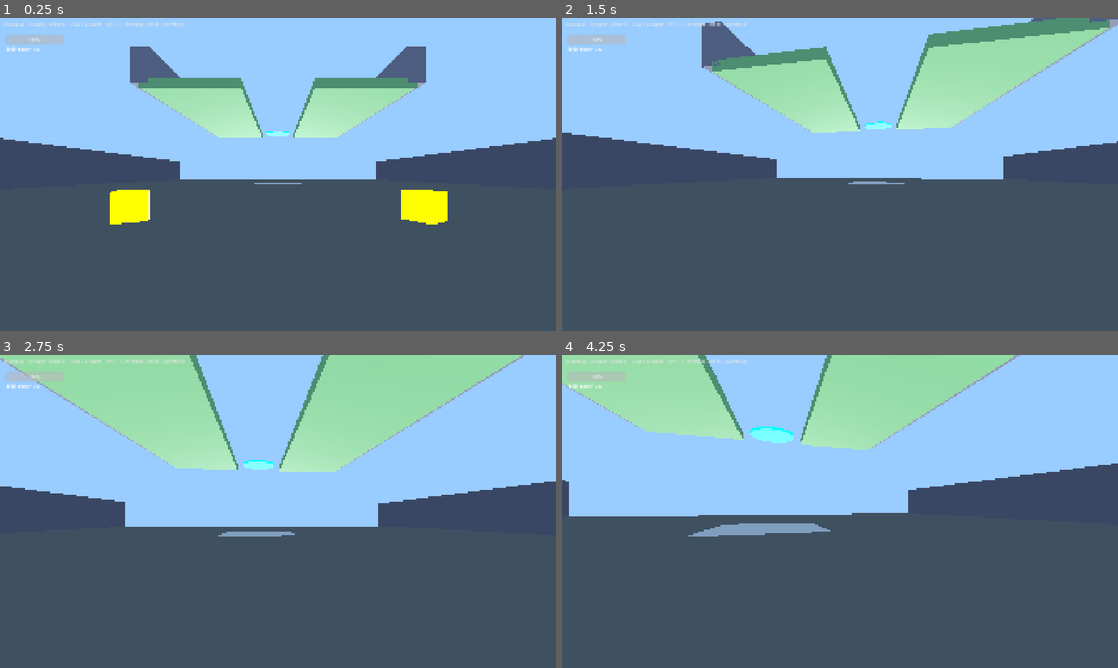
Above: before the commit, frames 1-4 (two rows, left to right).
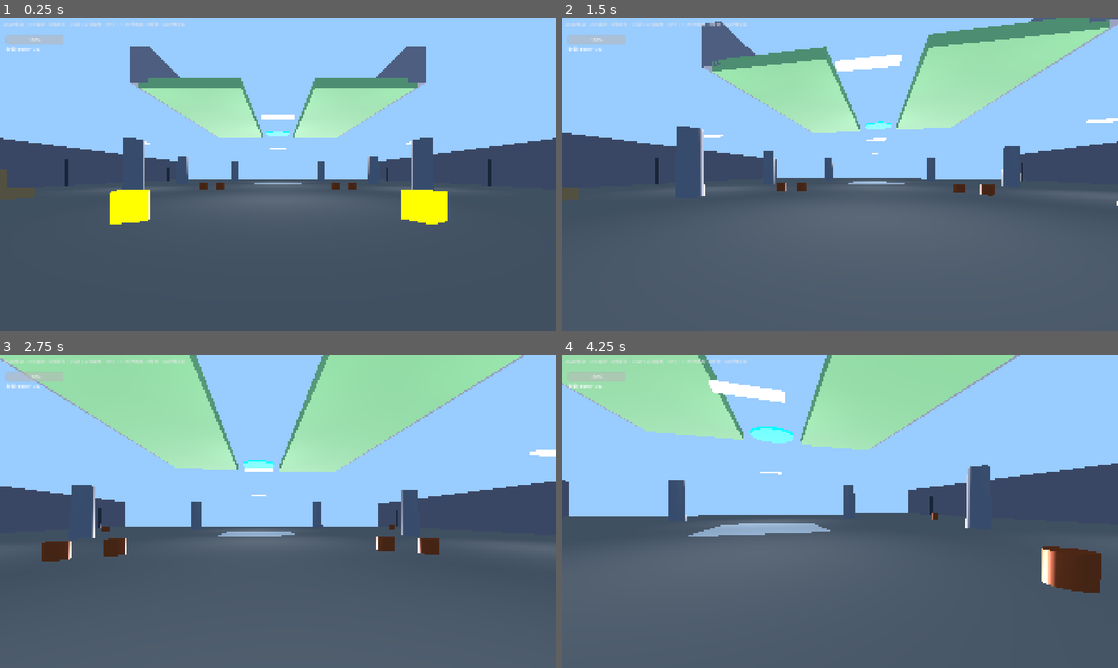
Above: after the commit, the same moments.

Repository: Potatopill98/let-s_go
Game: Godot game, scene res://modules/level/tests/level2_test.tscn
Same seed, same stepped clock (60 frames per second), same inputs: the game is played once before the commit and once after it.
Inputs (mouse positions are in pixels of both pictures, inside the frame that each line leads up to):
- Up to frame 1 (0.25 s): no input
- Up to frame 2 (1.5 s): tap Enter at 0.5 s; move the mouse to (867, 174) at 0.52 s; hold W (move_forward) from 0.53 s (still down); tap E (interact) at 0.6 s; click (867, 174) at 0.67 s; tap Space at 0.77 s; move the mouse to (812, 174) at 1.27 s; tap Q at 1.35 s
- Up to frame 3 (2.75 s): keep holding W (move_forward); tap Space at 1.52 s; move the mouse to (289, 505) at 2.02 s; tap 1 at 2.1 s
- Up to frame 4 (4.25 s): keep holding W (move_forward); move the mouse to (834, 517) at 2.77 s; tap 2 at 2.85 s; click (834, 517) at 2.92 s; tap Space at 3.02, 3.77 s; move the mouse to (878, 514) at 3.52 s; tap G at 3.6 s

The runs differ from the first frame. In frame 1, 2.0% of the frame differs, in the area x 0-89%, y 30-60%; in frame 2, 3.0%; in frame 3, 2.1%; in frame 4, 4.3%, in the area x 19-97%, y 8-76%.

Commit message:
feat: 完善第二层地图+新增程序化场景生成器：1.第二层新增6根大柱子可绕躲 2.新增5个箱子堆+6个油桶可作掩体 3.新增4根管道装饰 4.新增5盏天花板吊灯带点光源 5.新增procedural_generator.gd可随机生成障碍物/道具/灯光/围墙 6.所有障碍物都有碰撞体

Diff:
--- /dev/null
+++ b/modules/level/procedural_generator.gd
@@ -0,0 +1,294 @@
+extends Node3D
+class_name ProceduralLevelGenerator
+
+# ============================================================
+# Procedural Level Generator
+# Randomly generates obstacles, props, and decorations
+# ============================================================
+
+@export var area_size: Vector2 = Vector2(40, 40)
+@export var obstacle_count: int = 15
+@export var prop_count: int = 20
+@export var light_count: int = 5
+@export var seed: int = 0
+@export var generate_on_ready: bool = true
+
+var rng: RandomNumberGenerator = RandomNumberGenerator.new()
+var occupied_positions: Array[Vector2] = []
+
+func _ready() -> void:
+	if generate_on_ready:
+		generate()
+
+func generate() -> void:
+	rng.seed = seed
+	if seed == 0:
+		rng.randomize()
+	occupied_positions.clear()
+	_clear_children()
+	_generate_floor()
+	_generate_obstacles()
+	_generate_props()
+	_generate_lights()
+	_generate_boundary_walls()
+
+func _clear_children() -> void:
+	for child in get_children():
+		child.queue_free()
+
+func _generate_floor() -> void:
+	var floor: MeshInstance3D = MeshInstance3D.new()
+	var floor_mesh: PlaneMesh = PlaneMesh.new()
+	floor_mesh.size = area_size
+	var floor_mat: StandardMaterial3D = StandardMaterial3D.new()
+	floor_mat.albedo_color = Color(0.25, 0.25, 0.28)
+	floor_mat.roughness = 0.8
+	floor_mesh.material = floor_mat
+	floor.mesh = floor_mesh
+	floor.rotation.x = deg_to_rad(-90)
+	add_child(floor)
+	# Floor collision
+	var floor_col: StaticBody3D = StaticBody3D.new()
+	var floor_shape: CollisionShape3D = CollisionShape3D.new()
+	var plane_shape: BoxShape3D = BoxShape3D.new()
+	plane_shape.size = Vector3(area_size.x, 0.1, area_size.y)
+	floor_shape.shape = plane_shape
+	floor_shape.position.y = -0.05
+	floor_col.add_child(floor_shape)
+	add_child(floor_col)
+
+func _generate_obstacles() -> void:
+	for i in range(obstacle_count):
+		var pos: Vector2 = _get_random_position(3.0)
+		if pos == Vector2.ZERO:
+			continue
+		var obstacle_type: int = rng.randi_range(0, 2)
+		match obstacle_type:
+			0:
+				_spawn_pillar(pos)
+			1:
+				_spawn_crate(pos)
+			2:
+				_spawn_barrel(pos)
+
+func _generate_props() -> void:
+	for i in range(prop_count):
+		var pos: Vector2 = _get_random_position(1.5)
+		if pos == Vector2.ZERO:
+			continue
+		var prop_type: int = rng.randi_range(0, 3)
+		match prop_type:
+			0:
+				_spawn_small_crate(pos)
+			1:
+				_spawn_pipe(pos)
+			2:
+				_spawn_debris(pos)
+			3:
+				_spawn_cone(pos)
+
+func _generate_lights() -> void:
+	for i in range(light_count):
+		var pos: Vector2 = _get_random_position(5.0)
+		if pos == Vector2.ZERO:
+			continue
+		_spawn_ceiling_light(pos)
+
+func _generate_boundary_walls() -> void:
+	var wall_height: float = 4.0
+	var wall_thickness: float = 0.5
+	# North wall
+	_spawn_wall(Vector3(0, wall_height/2, -area_size.y/2), Vector3(area_size.x, wall_height, wall_thickness))
+	# South wall
+	_spawn_wall(Vector3(0, wall_height/2, area_size.y/2), Vector3(area_size.x, wall_height, wall_thickness))
+	# East wall
+	_spawn_wall(Vector3(area_size.x/2, wall_height/2, 0), Vector3(wall_thickness, wall_height, area_size.y))
+	# West wall
+	_spawn_wall(Vector3(-area_size.x/2, wall_height/2, 0), Vector3(wall_thickness, wall_height, area_size.y))
+
+func _spawn_wall(pos: Vector3, size: Vector3) -> void:
+	var wall: StaticBody3D = StaticBody3D.new()
+	var wall_mesh: MeshInstance3D = MeshInstance3D.new()
+	var box_mesh: BoxMesh = BoxMesh.new()
+	box_mesh.size = size
+	var wall_mat: StandardMaterial3D = StandardMaterial3D.new()
+	wall_mat.albedo_color = Color(0.2, 0.2, 0.22)
+	wall_mat.roughness = 0.9
+	box_mesh.material = wall_mat
+	wall_mesh.mesh = box_mesh
+	wall.add_child(wall_mesh)
+	var wall_col: CollisionShape3D = CollisionShape3D.new()
+	var box_shape: BoxShape3D = BoxShape3D.new()
+	box_shape.size = size
+	wall_col.shape = box_shape
+	wall.add_child(wall_col)
+	wall.position = pos
+	add_child(wall)
+
+func _spawn_pillar(pos: Vector2) -> void:
+	var pillar: StaticBody3D = StaticBody3D.new()
+	var pillar_mesh: MeshInstance3D = MeshInstance3D.new()
+	var cylinder_mesh: CylinderMesh = CylinderMesh.new()
+	cylinder_mesh.top_radius = 0.5
+	cylinder_mesh.bottom_radius = 0.6
+	cylinder_mesh.height = 3.0
+	var pillar_mat: StandardMaterial3D = StandardMaterial3D.new()
+	pillar_mat.albedo_color = Color(0.4, 0.4, 0.45)
+	pillar_mat.roughness = 0.6
+	pillar_mat.metallic = 0.3
+	cylinder_mesh.material = pillar_mat
+	pillar_mesh.mesh = cylinder_mesh
+	pillar_mesh.position.y = 1.5
+	pillar.add_child(pillar_mesh)
+	var pillar_col: CollisionShape3D = CollisionShape3D.new()
+	var cylinder_shape: CylinderShape3D = CylinderShape3D.new()
+	cylinder_shape.radius = 0.6
+	cylinder_shape.height = 3.0
+	pillar_col.shape = cylinder_shape
+	pillar_col.position.y = 1.5
+	pillar.add_child(pillar_col)
+	pillar.position = Vector3(pos.x, 0, pos.y)
+	add_child(pillar)
+
+func _spawn_crate(pos: Vector2) -> void:
+	var crate: StaticBody3D = StaticBody3D.new()
+	var crate_mesh: MeshInstance3D = MeshInstance3D.new()
+	var box_mesh: BoxMesh = BoxMesh.new()
+	var size: float = rng.randf_range(1.0, 1.8)
+	box_mesh.size = Vector3(size, size, size)
+	var crate_mat: StandardMaterial3D = StandardMaterial3D.new()
+	crate_mat.albedo_color = Color(0.55, 0.4, 0.25)
+	crate_mat.roughness = 0.8
+	box_mesh.material = crate_mat
+	crate_mesh.mesh = box_mesh
+	crate_mesh.position.y = size / 2
+	crate.add_child(crate_mesh)
+	var crate_col: CollisionShape3D = CollisionShape3D.new()
+	var box_shape: BoxShape3D = BoxShape3D.new()
+	box_shape.size = Vector3(size, size, size)
+	crate_col.shape = box_shape
+	crate_col.position.y = size / 2
+	crate.add_child(crate_col)
+	crate.position = Vector3(pos.x, 0, pos.y)
+	crate.rotation.y = rng.randf_range(0, PI)
+	add_child(crate)
+
+func _spawn_barrel(pos: Vector2) -> void:
+	var barrel: StaticBody3D = StaticBody3D.new()
+	var barrel_mesh: MeshInstance3D = MeshInstance3D.new()
+	var cylinder_mesh: CylinderMesh = CylinderMesh.new()
+	cylinder_mesh.top_radius = 0.4
+	cylinder_mesh.bottom_radius = 0.4
+	cylinder_mesh.height = 1.2
+	var barrel_mat: StandardMaterial3D = StandardMaterial3D.new()
+	barrel_mat.albedo_color = Color(0.7, 0.3, 0.15)
+	barrel_mat.roughness = 0.5
+	barrel_mat.metallic = 0.6
+	cylinder_mesh.material = barrel_mat
+	barrel_mesh.mesh = cylinder_mesh
+	barrel_mesh.position.y = 0.6
+	barrel.add_child(barrel_mesh)
+	var barrel_col: CollisionShape3D = CollisionShape3D.new()
+	var cylinder_shape: CylinderShape3D = CylinderShape3D.new()
+	cylinder_shape.radius = 0.4
+	cylinder_shape.height = 1.2
+	barrel_col.shape = cylinder_shape
+	barrel_col.position.y = 0.6
+	barrel.add_child(barrel_col)
+	barrel.position = Vector3(pos.x, 0, pos.y)
+	add_child(barrel)
+
+func _spawn_small_crate(pos: Vector2) -> void:
+	var crate: MeshInstance3D = MeshInstance3D.new()
+	var box_mesh: BoxMesh = BoxMesh.new()
+	var size: float = rng.randf_range(0.4, 0.8)
+	box_mesh.size = Vector3(size, size, size)
+	var crate_mat: StandardMaterial3D = StandardMaterial3D.new()
+	crate_mat.albedo_color = Color(0.5, 0.35, 0.2)
+	crate_mat.roughness = 0.85
+	box_mesh.material = crate_mat
+	crate.mesh = box_mesh
+	crate.position = Vector3(pos.x, size/2, pos.y)
+	crate.rotation.y = rng.randf_range(0, PI)
+	add_child(crate)
+
+func _spawn_pipe(pos: Vector2) -> void:
+	var pipe: MeshInstance3D = MeshInstance3D.new()
+	var cylinder_mesh: CylinderMesh = CylinderMesh.new()
+	cylinder_mesh.top_radius = 0.15
+	cylinder_mesh.bottom_radius = 0.15
+	cylinder_mesh.height = rng.randf_range(1.5, 3.0)
+	var pipe_mat: StandardMaterial3D = StandardMaterial3D.new()
+	pipe_mat.albedo_color = Color(0.35, 0.35, 0.4)
+	pipe_mat.roughness = 0.4
+	pipe_mat.metallic = 0.7
+	cylinder_mesh.material = pipe_mat
+	pipe.mesh = cylinder_mesh
+	pipe.position = Vector3(pos.x, cylinder_mesh.height/2, pos.y)
+	pipe.rotation.z = rng.randf_range(-0.2, 0.2)
+	add_child(pipe)
+
+func _spawn_debris(pos: Vector2) -> void:
+	for i in range(rng.randi_range(2, 5)):
+		var debris: MeshInstance3D = MeshInstance3D.new()
+		var box_mesh: BoxMesh = BoxMesh.new()
+		var size: float = rng.randf_range(0.15, 0.4)
+		box_mesh.size = Vector3(size, size*0.5, size)
+		var debris_mat: StandardMaterial3D = StandardMaterial3D.new()
+		debris_mat.albedo_color = Color(0.3, 0.3, 0.32)
+		debris_mat.roughness = 0.9
+		box_mesh.material = debris_mat
+		debris.mesh = box_mesh
+		var offset: Vector2 = Vector2(rng.randf_range(-0.5, 0.5), rng.randf_range(-0.5, 0.5))
+		debris.position = Vector3(pos.x + offset.x, size*0.25, pos.y + offset.y)
+		debris.rotation = Vector3(rng.randf_range(0, PI), rng.randf_range(0, PI), rng.randf_range(0, PI))
+		add_child(debris)
+
+func _spawn_cone(pos: Vector2) -> void:
+	var cone: MeshInstance3D = MeshInstance3D.new()
+	var cone_mesh: CylinderMesh = CylinderMesh.new()
+	cone_mesh.top_radius = 0.05
+	cone_mesh.bottom_radius = 0.25
+	cone_mesh.height = 0.7
+	var cone_mat: StandardMaterial3D = StandardMaterial3D.new()
+	cone_mat.albedo_color = Color(0.9, 0.6, 0.1)
+	cone_mat.roughness = 0.6
+	cone_mesh.material = cone_mat
+	cone.mesh = cone_mesh
+	cone.position = Vector3(pos.x, 0.35, pos.y)
+	add_child(cone)
+
+func _spawn_ceiling_light(pos: Vector2) -> void:
+	var light_stand: MeshInstance3D = MeshInstance3D.new()
+	var box_mesh: BoxMesh = BoxMesh.new()
+	box_mesh.size = Vector3(1.5, 0.1, 0.3)
+	var light_mat: StandardMaterial3D = StandardMaterial3D.new()
+	light_mat.albedo_color = Color(0.8, 0.8, 0.9)
+	light_mat.emission_enabled = true
+	light_mat.emission = Color(0.8, 0.9, 1.0)
+	light_mat.emission_energy_multiplier = 2.0
+	box_mesh.material = light_mat
+	light_stand.mesh = box_mesh
+	light_stand.position = Vector3(pos.x, 3.8, pos.y)
+	add_child(light_stand)
+	var light: OmniLight3D = OmniLight3D.new()
+	light.light_color = Color(0.9, 0.95, 1.0)
+	light.light_energy = rng.randf_range(1.5, 3.0)
+	light.omni_range = rng.randf_range(8.0, 15.0)
+	light.position = Vector3(pos.x, 3.5, pos.y)
+	add_child(light)
+
+func _get_random_position(min_distance: float) -> Vector2:
+	for attempt in range(20):
+		var x: float = rng.randf_range(-area_size.x/2 + 3, area_size.x/2 - 3)
+		var y: float = rng.randf_range(-area_size.y/2 + 3, area_size.y/2 - 3)
+		var pos: Vector2 = Vector2(x, y)
+		var valid: bool = true
+		for occupied in occupied_positions:
+			if pos.distance_to(occupied) < min_distance:
+				valid = false
+				break
+		if valid:
+			occupied_positions.append(pos)
+			return pos
+	return Vector2.ZERO
--- /dev/null
+++ b/modules/level/procedural_generator.tscn
@@ -0,0 +1,11 @@
+[gd_scene load_steps=2 format=3 uid="uid://proc_gen_001"]
+
+[ext_resource type="Script" path="res://modules/level/procedural_generator.gd" id="1"]
+
+[node name="ProceduralGenerator" type="Node3D"]
+script = ExtResource("1")
+area_size = Vector2(50, 50)
+obstacle_count = 20
+prop_count = 30
+light_count = 8
+seed = 0
--- a/modules/level/tests/level2_test.tscn
+++ b/modules/level/tests/level2_test.tscn
@@ -148,6 +148,68 @@
 
 [sub_resource type="BoxShape3D" id="Wall3Col"]
 size = Vector3(2, 4, 30)
+
+[sub_resource type="StandardMaterial3D" id="CrateMat"]
+albedo_color = Color(0.55, 0.4, 0.25, 1)
+roughness = 0.8
+
+[sub_resource type="CubeMesh" id="CrateMesh"]
+material = SubResource("CrateMat")
+size = Vector3(1.2, 1.2, 1.2)
+
+[sub_resource type="BoxShape3D" id="CrateCol"]
+size = Vector3(1.2, 1.2, 1.2)
+
+[sub_resource type="StandardMaterial3D" id="BarrelMat"]
+albedo_color = Color(0.7, 0.3, 0.15, 1)
+roughness = 0.5
+metallic = 0.6
+
+[sub_resource type="CylinderMesh" id="BarrelMesh"]
+material = SubResource("BarrelMat")
+top_radius = 0.4
+bottom_radius = 0.4
+height = 1.2
+
+[sub_resource type="CylinderShape3D" id="BarrelCol"]
+radius = 0.4
+height = 1.2
+
+[sub_resource type="StandardMaterial3D" id="BigPillarMat"]
+albedo_color = Color(0.45, 0.45, 0.5, 1)
+roughness = 0.6
+metallic = 0.3
+
+[sub_resource type="CylinderMesh" id="BigPillarMesh"]
+material = SubResource("BigPillarMat")
+top_radius = 0.7
+bottom_radius = 0.8
+height = 5.0
+
+[sub_resource type="CylinderShape3D" id="BigPillarCol"]
+radius = 0.8
+height = 5.0
+
+[sub_resource type="StandardMaterial3D" id="CeilingLightMat"]
+albedo_color = Color(0.8, 0.8, 0.9, 1)
+emission_enabled = true
+emission = Color(0.8, 0.9, 1.0, 1)
+emission_energy_multiplier = 3.0
+
+[sub_resource type="CubeMesh" id="CeilingLightMesh"]
+material = SubResource("CeilingLightMat")
+size = Vector3(2.0, 0.15, 0.4)
+
+[sub_resource type="StandardMaterial3D" id="PipeMat"]
+albedo_color = Color(0.35, 0.35, 0.4, 1)
+roughness = 0.4
+metallic = 0.7
+
+[sub_resource type="CylinderMesh" id="PipeMesh"]
+material = SubResource("PipeMat")
+top_radius = 0.2
+bottom_radius = 0.2
+height = 4.0
 
 [sub_resource type="Environment" id="Env"]
 background_mode = 1
@@ -258,6 +320,199 @@
 
 [connection signal="repair_completed" from="ElevatorRepair" to="Elevator" method="activate"]
 [connection signal="repair_completed" from="ElevatorRepair" to="SpawnManager" method="_on_repair_completed"]
+
+; ==================== 第二层场景装饰 ====================
+; 大柱子（可以绕着躲怪物）
+[node name="BigPillar1" type="MeshInstance3D" parent="."]
+mesh = SubResource("BigPillarMesh")
+position = Vector3(-12, 2.5, 10)
+[node name="BP1Body" type="StaticBody3D" parent="BigPillar1"]
+[node name="BP1Shape" type="CollisionShape3D" parent="BigPillar1/BP1Body"]
+shape = SubResource("BigPillarCol")
+
+[node name="BigPillar2" type="MeshInstance3D" parent="."]
+mesh = SubResource("BigPillarMesh")
+position = Vector3(12, 2.5, 10)
+[node name="BP2Body" type="StaticBody3D" parent="BigPillar2"]
+[node name="BP2Shape" type="CollisionShape3D" parent="BigPillar2/BP2Body"]
+shape = SubResource("BigPillarCol")
+
+[node name="BigPillar3" type="MeshInstance3D" parent="."]
+mesh = SubResource("BigPillarMesh")
+position = Vector3(-15, 2.5, -5)
+[node name="BP3Body" type="StaticBody3D" parent="BigPillar3"]
+[node name="BP3Shape" type="CollisionShape3D" parent="BigPillar3/BP3Body"]
+shape = SubResource("BigPillarCol")
+
+[node name="BigPillar4" type="MeshInstance3D" parent="."]
+mesh = SubResource("BigPillarMesh")
+position = Vector3(15, 2.5, -5)
+[node name="BP4Body" type="StaticBody3D" parent="BigPillar4"]
+[node name="BP4Shape" type="CollisionShape3D" parent="BigPillar4/BP4Body"]
+shape = SubResource("BigPillarCol")
+
+[node name="BigPillar5" type="MeshInstance3D" parent="."]
+mesh = SubResource("BigPillarMesh")
+position = Vector3(-10, 2.5, -20)
+[node name="BP5Body" type="StaticBody3D" parent="BigPillar5"]
+[node name="BP5Shape" type="CollisionShape3D" parent="BigPillar5/BP5Body"]
+shape = SubResource("BigPillarCol")
+
+[node name="BigPillar6" type="MeshInstance3D" parent="."]
+mesh = SubResource("BigPillarMesh")
+position = Vector3(10, 2.5, -20)
+[node name="BP6Body" type="StaticBody3D" parent="BigPillar6"]
+[node name="BP6Shape" type="CollisionShape3D" parent="BigPillar6/BP6Body"]
+shape = SubResource("BigPillarCol")
+
+; 箱子堆（左侧）
+[node name="Crate1" type="MeshInstance3D" parent="."]
+mesh = SubResource("CrateMesh")
+position = Vector3(-20, 0.6, 15)
+[node name="Crate1Body" type="StaticBody3D" parent="Crate1"]
+[node name="Crate1Shape" type="CollisionShape3D" parent="Crate1/Crate1Body"]
+shape = SubResource("CrateCol")
+
+[node name="Crate2" type="MeshInstance3D" parent="."]
+mesh = SubResource("CrateMesh")
+position = Vector3(-18, 0.6, 13)
+rotation.y = 0.5
+[node name="Crate2Body" type="StaticBody3D" parent="Crate2"]
+[node name="Crate2Shape" type="CollisionShape3D" parent="Crate2/Crate2Body"]
+shape = SubResource("CrateCol")
+
+[node name="Crate3" type="MeshInstance3D" parent="."]
+mesh = SubResource("CrateMesh")
+position = Vector3(-20, 1.8, 13)
+[node name="Crate3Body" type="StaticBody3D" parent="Crate3"]
+[node name="Crate3Shape" type="CollisionShape3D" parent="Crate3/Crate3Body"]
+shape = SubResource("CrateCol")
+
+; 箱子堆（右侧）
+[node name="Crate4" type="MeshInstance3D" parent="."]
+mesh = SubResource("CrateMesh")
+position = Vector3(20, 0.6, 15)
+[node name="Crate4Body" type="StaticBody3D" parent="Crate4"]
+[node name="Crate4Shape" type="CollisionShape3D" parent="Crate4/Crate4Body"]
+shape = SubResource("CrateCol")
+
+[node name="Crate5" type="MeshInstance3D" parent="."]
+mesh = SubResource("CrateMesh")
+position = Vector3(22, 0.6, 13)
+rotation.y = -0.3
+[node name="Crate5Body" type="StaticBody3D" parent="Crate5"]
+[node name="Crate5Shape" type="CollisionShape3D" parent="Crate5/Crate5Body"]
+shape = SubResource("CrateCol")
+
+; 油桶群
+[node name="Barrel1" type="MeshInstance3D" parent="."]
+mesh = SubResource("BarrelMesh")
+position = Vector3(-8, 0.6, 5)
+[node name="Barrel1Body" type="StaticBody3D" parent="Barrel1"]
+[node name="Barrel1Shape" type="CollisionShape3D" parent="Barrel1/Barrel1Body"]
+shape = SubResource("BarrelCol")
+
+[node name="Barrel2" type="MeshInstance3D" parent="."]
+mesh = SubResource("BarrelMesh")
+position = Vector3(-6.5, 0.6, 4)
+[node name="Barrel2Body" type="StaticBody3D" parent="Barrel2"]
+[node name="Barrel2Shape" type="CollisionShape3D" parent="Barrel2/Barrel2Body"]
+shape = SubResource("BarrelCol")
+
+[node name="Barrel3" type="MeshInstance3D" parent="."]
+mesh = SubResource("BarrelMesh")
+position = Vector3(8, 0.6, 5)
+[node name="Barrel3Body" type="StaticBody3D" parent="Barrel3"]
+[node name="Barrel3Shape" type="CollisionShape3D" parent="Barrel3/Barrel3Body"]
+shape = SubResource("BarrelCol")
+
+[node name="Barrel4" type="MeshInstance3D" parent="."]
+mesh = SubResource("BarrelMesh")
+position = Vector3(6.5, 0.6, 4)
+[node name="Barrel4Body" type="StaticBody3D" parent="Barrel4"]
+[node name="Barrel4Shape" type="CollisionShape3D" parent="Barrel4/Barrel4Body"]
+shape = SubResource("BarrelCol")
+
+[node name="Barrel5" type="MeshInstance3D" parent="."]
+mesh = SubResource("BarrelMesh")
+position = Vector3(-20, 0.6, -15)
+[node name="Barrel5Body" type="StaticBody3D" parent="Barrel5"]
+[node name="Barrel5Shape" type="CollisionShape3D" parent="Barrel5/Barrel5Body"]
+shape = SubResource("BarrelCol")
+
+[node name="Barrel6" type="MeshInstance3D" parent="."]
+mesh = SubResource("BarrelMesh")
+position = Vector3(20, 0.6, -15)
+[node name="Barrel6Body" type="StaticBody3D" parent="Barrel6"]
+[node name="Barrel6Shape" type="CollisionShape3D" parent="Barrel6/Barrel6Body"]
+shape = SubResource("BarrelCol")
+
+; 管道装饰
+[node name="Pipe1" type="MeshInstance3D" parent="."]
+mesh = SubResource("PipeMesh")
+position = Vector3(-28, 2.0, 0)
+rotation.z = 0.1
+
+[node name="Pipe2" type="MeshInstance3D" parent="."]
+mesh = SubResource("PipeMesh")
+position = Vector3(28, 2.0, 0)
+rotation.z = -0.1
+
+[node name="Pipe3" type="MeshInstance3D" parent="."]
+mesh = SubResource("PipeMesh")
+position = Vector3(-28, 2.0, -25)
+rotation.z = 0.15
+
+[node name="Pipe4" type="MeshInstance3D" parent="."]
+mesh = SubResource("PipeMesh")
+position = Vector3(28, 2.0, -25)
+rotation.z = -0.15
+
+; 天花板吊灯
+[node name="CeilingLight1" type="MeshInstance3D" parent="."]
+mesh = SubResource("CeilingLightMesh")
+position = Vector3(0, 5.5, 15)
+[node name="Light1" type="OmniLight3D" parent="CeilingLight1"]
+light_color = Color(0.9, 0.95, 1.0, 1)
+light_energy = 2.5
+omni_range = 12.0
+position.y = -0.5
+
+[node name="CeilingLight2" type="MeshInstance3D" parent="."]
+mesh = SubResource("CeilingLightMesh")
+position = Vector3(0, 5.5, 0)
+[node name="Light2" type="OmniLight3D" parent="CeilingLight2"]
+light_color = Color(0.9, 0.95, 1.0, 1)
+light_energy = 2.5
+omni_range = 12.0
+position.y = -0.5
+
+[node name="CeilingLight3" type="MeshInstance3D" parent="."]
+mesh = SubResource("CeilingLightMesh")
+position = Vector3(0, 5.5, -15)
+[node name="Light3" type="OmniLight3D" parent="CeilingLight3"]
+light_color = Color(0.9, 0.95, 1.0, 1)
+light_energy = 2.5
+omni_range = 12.0
+position.y = -0.5
+
+[node name="CeilingLight4" type="MeshInstance3D" parent="."]
+mesh = SubResource("CeilingLightMesh")
+position = Vector3(-15, 5.5, 5)
+[node name="Light4" type="OmniLight3D" parent="CeilingLight4"]
+light_color = Color(0.9, 0.95, 1.0, 1)
+light_energy = 2.0
+omni_range = 10.0
+position.y = -0.5
+
+[node name="CeilingLight5" type="MeshInstance3D" parent="."]
+mesh = SubResource("CeilingLightMesh")
+position = Vector3(15, 5.5, 5)
+[node name="Light5" type="OmniLight3D" parent="CeilingLight5"]
+light_color = Color(0.9, 0.95, 1.0, 1)
+light_energy = 2.0
+omni_range = 10.0
+position.y = -0.5
 
 
 
Not shown: 1 places in modules/level/tests/level2_test.tscn that only renumber resources
